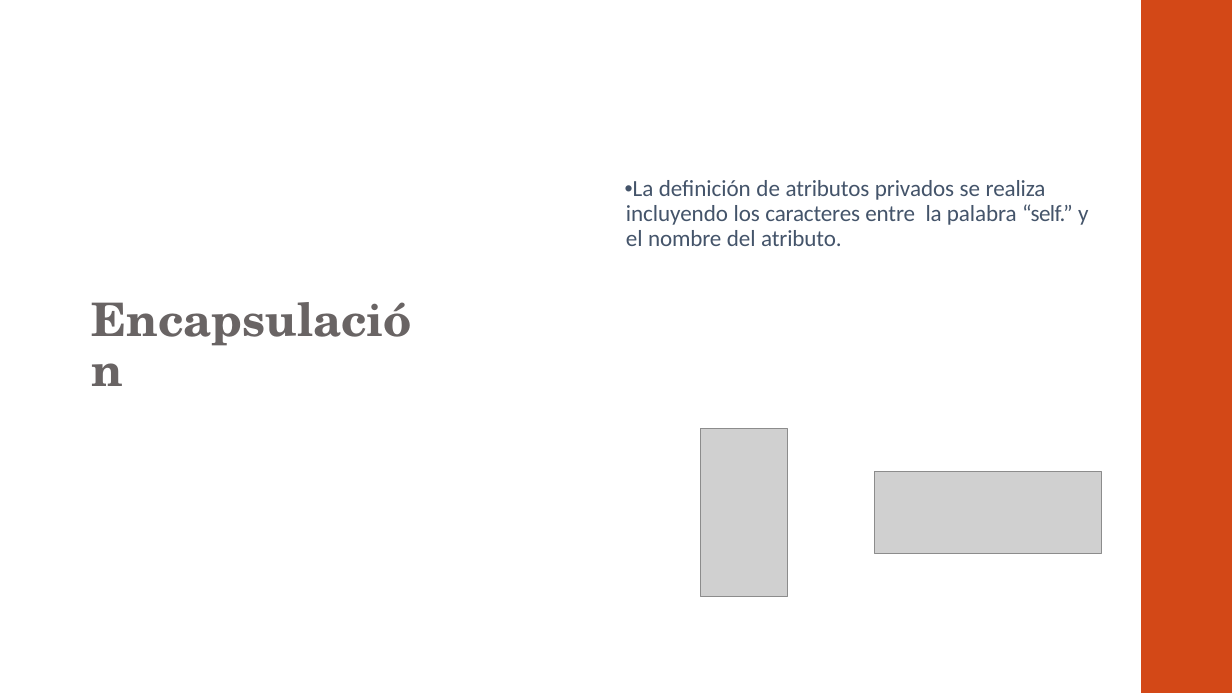
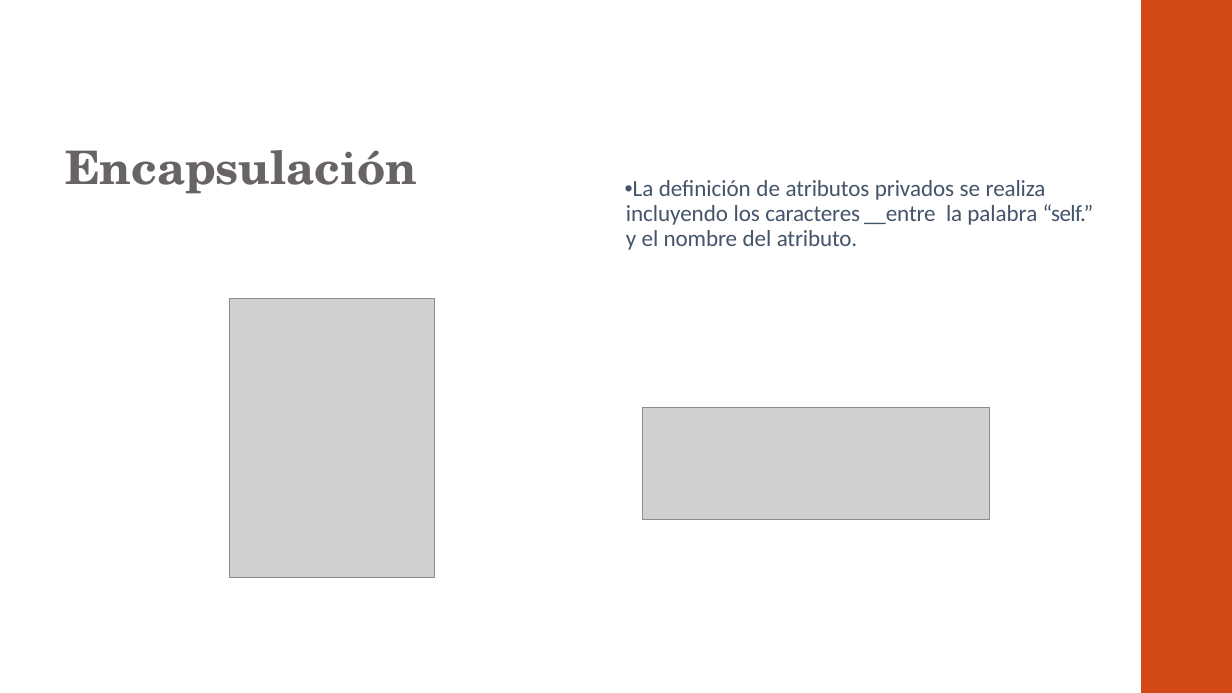
Before and after one commit to otrocarlosmartinez/AF-PYTHON, a slide deck: slide 45 of PRESENTACIÓN.pptx. Drawn at 1232x693 pixels with LibreOffice and Linux fonts; fonts in the diff are those of the drawing; grey boxes stand for pictures. Boxes give left, top, right and bottom in pixels: in the first picture for what was removed or moved away, otherwise in the second. Text is boxed around its words. In the diff, an @@ line names an element or a change of style, - is before the commit and + after.

```diff
--- a/PRESENTACIÓN.pptx
+++ b/PRESENTACIÓN.pptx
@@ title "Encapsulación" rewrapped from bbox=[81, 218, 436, 476] to bbox=[65, 150, 417, 194] @@
@@ text at bbox=[626, 180, 1094, 250]: text changed @@
-• La definición de atributos privados se realiza incluyendo los caracteres entre la palabra “self.” y el nombre del atributo.
+• La definición de atributos privados se realiza incluyendo los caracteres __entre la palabra “self.” y el nombre del atributo.
@@ picture: place and size @@
-picture at bbox=[701, 429, 787, 596]
+picture at bbox=[229, 299, 434, 578]
@@ picture: place and size @@
-picture at bbox=[875, 472, 1103, 554]
+picture at bbox=[643, 408, 990, 520]
```
Also in this commit, not shown: 22 other slides changed, 4 slides added, 1 slide removed, 3 other files.
